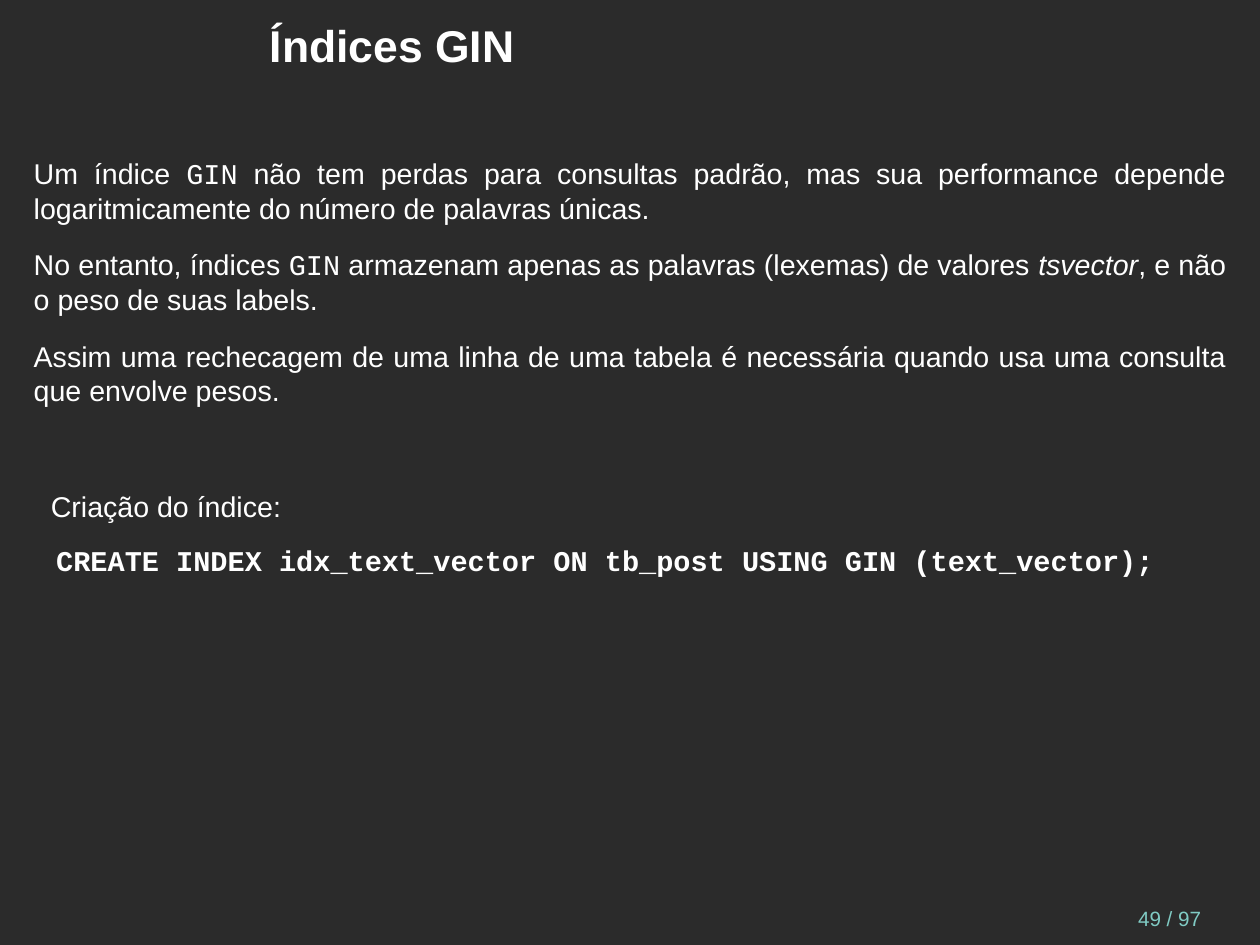
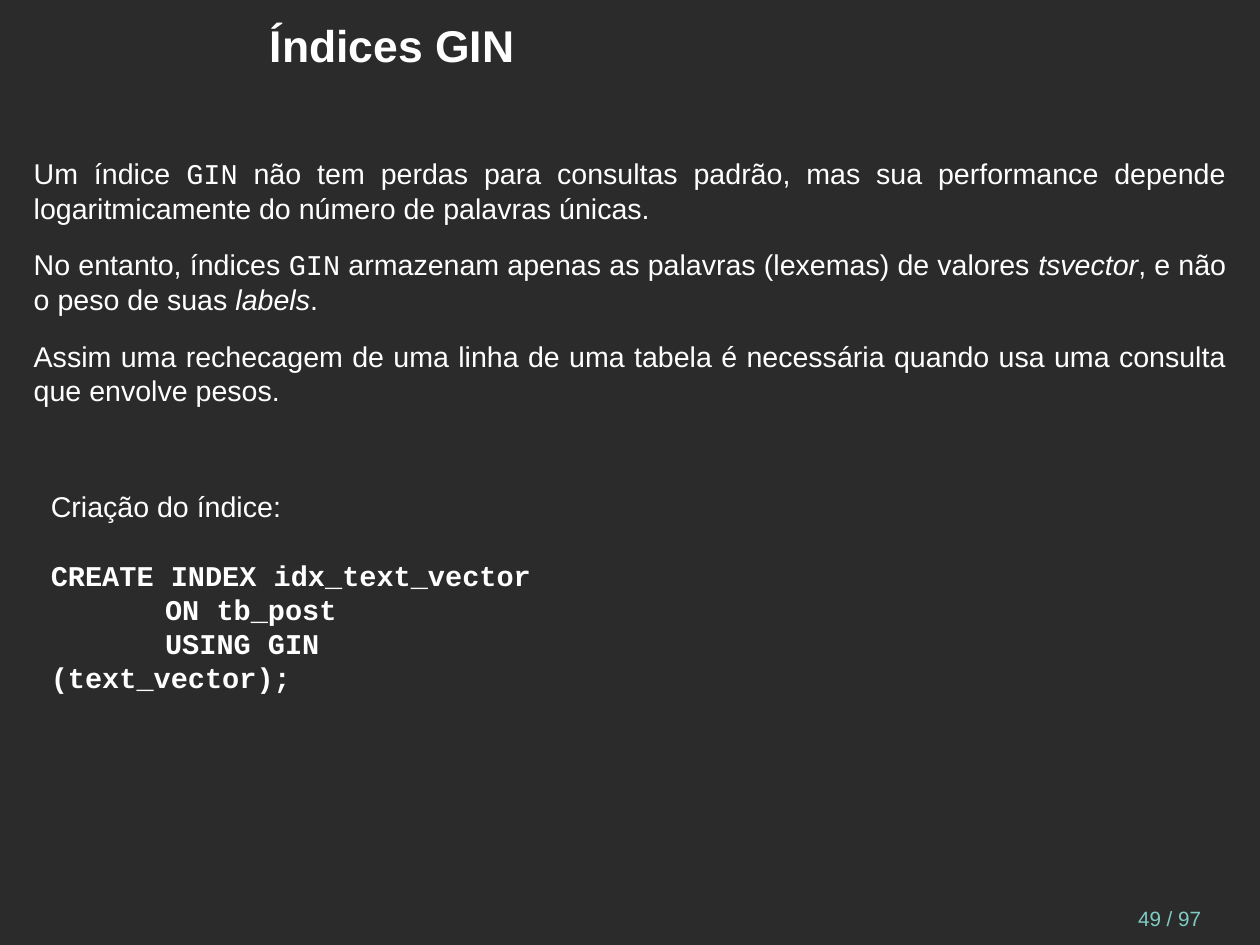
Before and after one commit to juliano777/db_fts, a slide deck: slide 49 of fts_pt-br.odp. Drawn at 1260x945 pixels with LibreOffice and Linux fonts; fonts in the diff are those of the drawing; background and template pictures are left out; a plain dark background stands for a picture behind light text. Boxes give left, top, right and bottom in pixels: in the first picture for what was removed or moved away, otherwise in the second. Text is boxed around its words. In the diff, an @@ line names an element or a change of style, - is before the commit and + after.

```diff
--- a/fts_pt-br.odp
+++ b/fts_pt-br.odp
@@ text at (34, 254, 1226, 315): italic on in "labels." @@
@@ text at (51, 496, 531, 694): text changed @@
-CREATE INDEX idx_text_vector ON tb_post USING GIN (text_vector);
+Criação do índice:
+CREATE INDEX idx_text_vector
+ON tb_post
+USING GIN (text_vector);
```
Also in this commit, not shown: 17 other slides changed, 5 other files.
